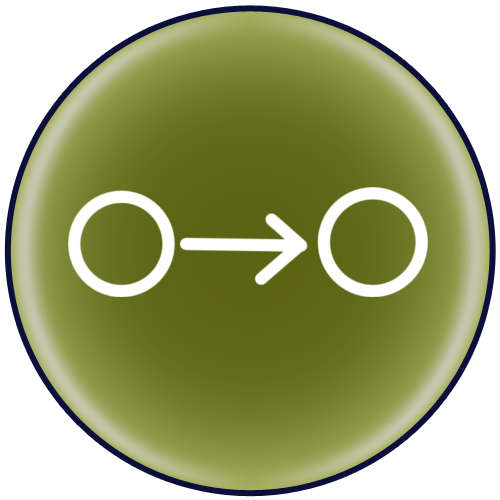
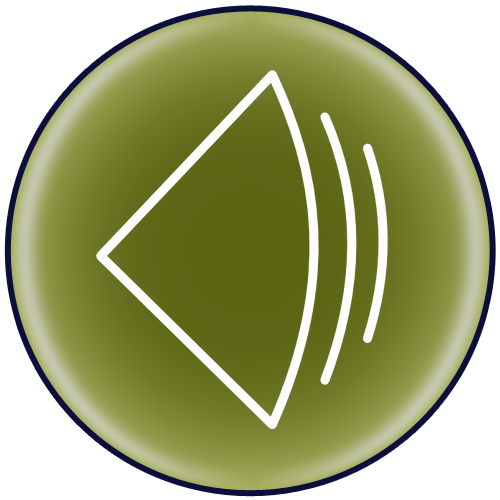
Layer changes from the first 500×500 image to the second:
added layer "Pasted Layer" above "icon" over [96, 70, 388, 429]
hid "icon" over [68, 187, 428, 297]
